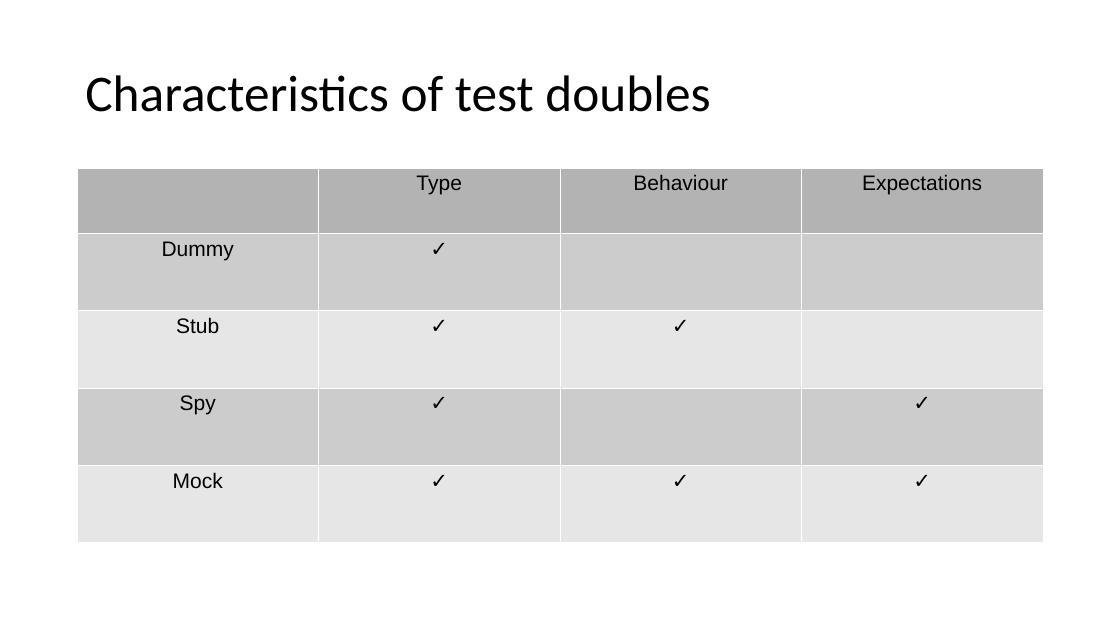
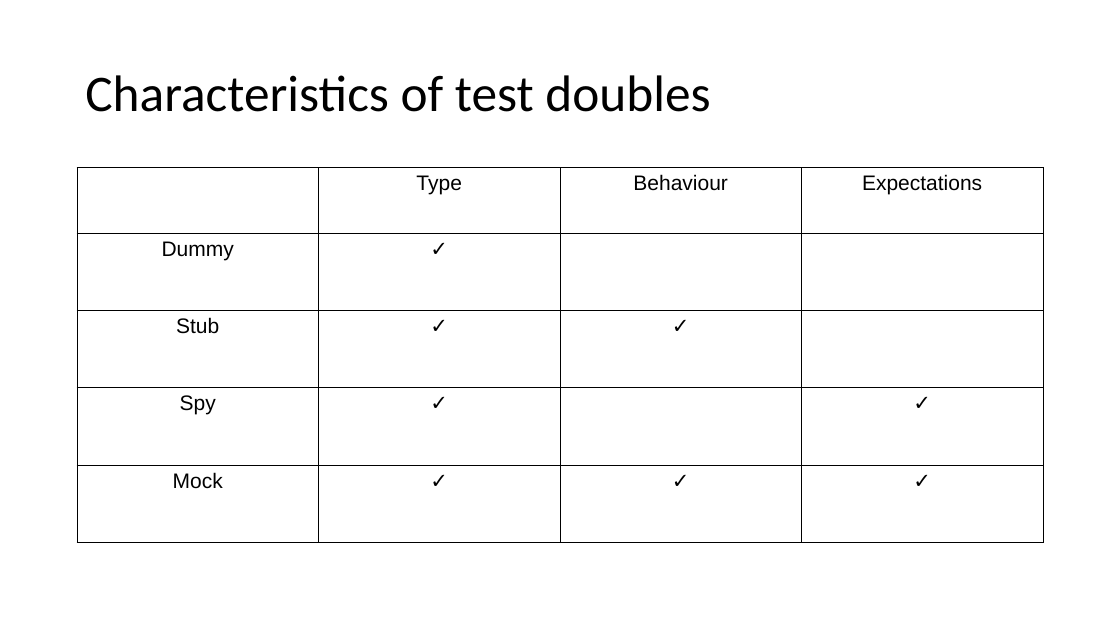
Before and after one commit to docljn/phpunit-or-prophecy-for-mocks, a slide deck: slide 15 of Creating Unit Test Mocks - PHPUnit or Prophecy.odp. Drawn at 1120x630 pixels with LibreOffice and Linux fonts; fonts in the diff are those of the drawing. Boxes give left, top, right and bottom in pixels: in the first picture for what was removed or moved away, otherwise in the second. Text is boxed around its words. In the diff, an @@ line names an element or a change of style, - is before the commit and + after.

```diff
--- a/Creating Unit Test Mocks - PHPUnit or Prophecy.odp
+++ b/Creating Unit Test Mocks - PHPUnit or Prophecy.odp
@@ table at [77, 168, 1043, 543] @@
@@ fill #B3B3B3 to none in 3 cells @@
@@ fill #CCCCCC to none in 5 cells @@
@@ fill #E6E6E6 to none in 7 cells @@
@@ borders changed @@
```
Also in this commit, not shown: 5 other slides changed, 1 slide added, 2 other files.
